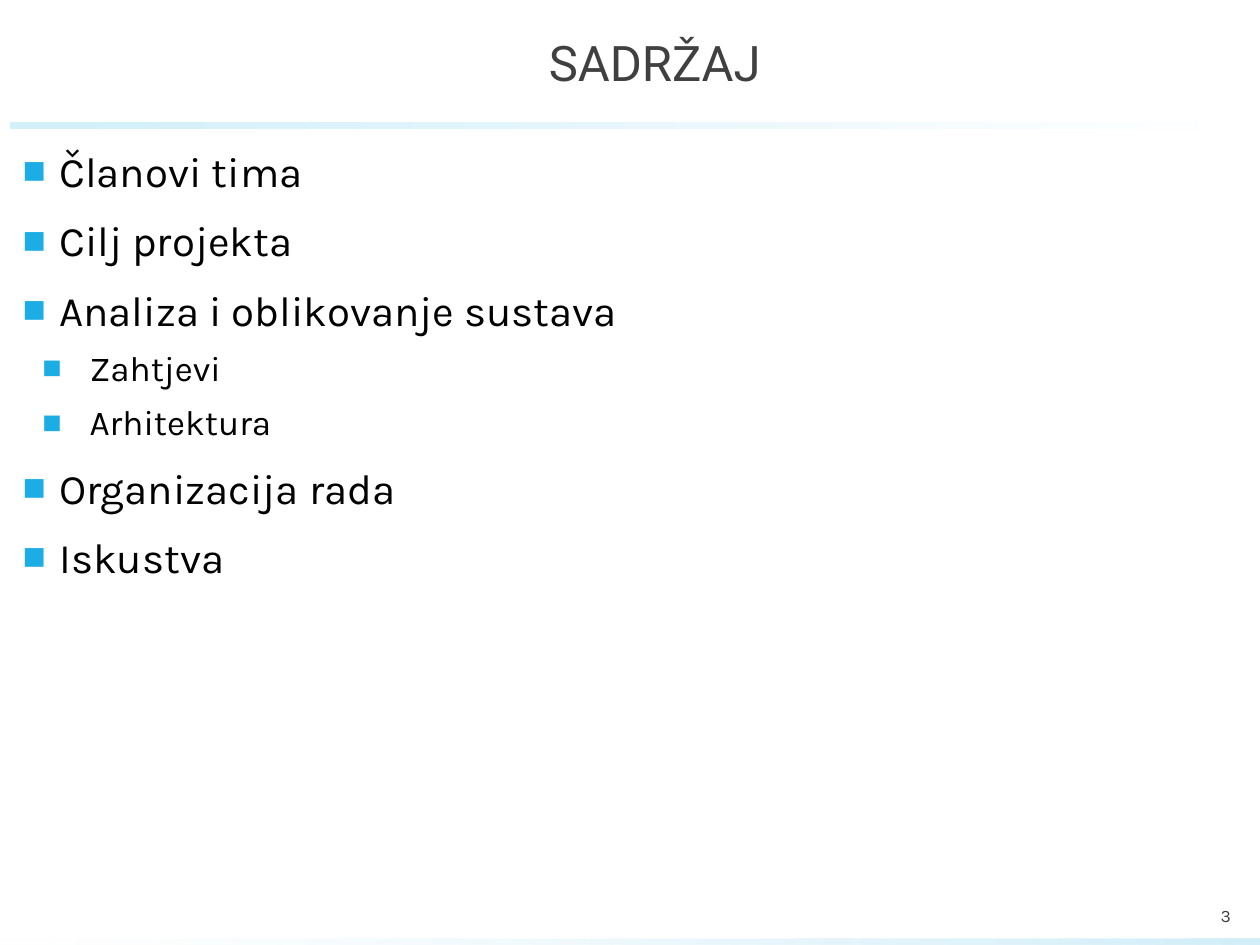
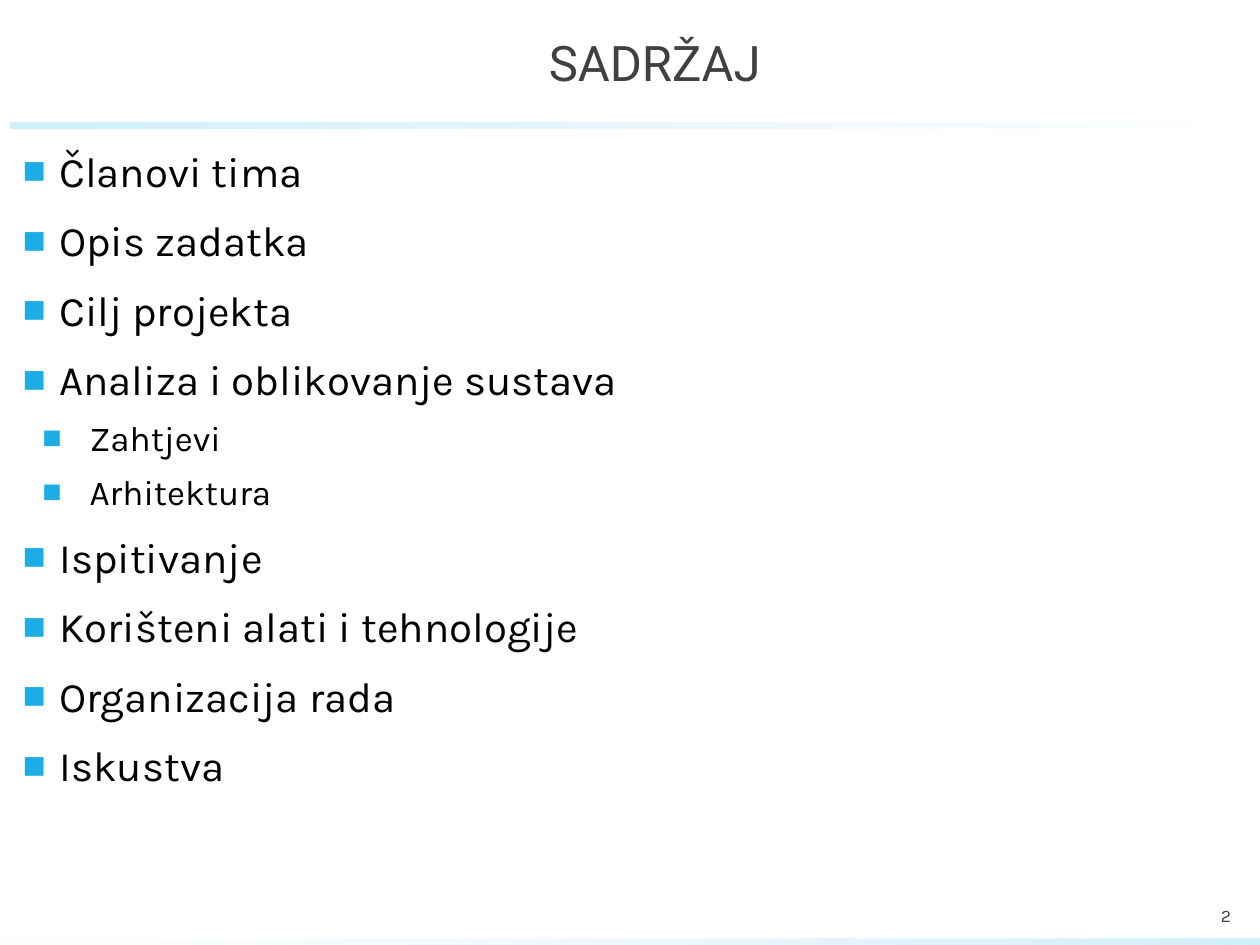
Before and after one commit to Luka-Sever/StambPravo, a slide deck: slide 2 of PROINZ_TG09.2_StanPlan.pptx (slide 3 before the commit). Drawn at 1260x945 pixels with LibreOffice and Linux fonts; fonts in the diff are those of the drawing; background and template pictures are left out. Boxes give left, top, right and bottom in pixels: in the first picture for what was removed or moved away, otherwise in the second. Text is boxed around its words. In the diff, an @@ line names an element or a change of style, - is before the commit and + after.

```diff
--- a/PROINZ_TG09.2_StanPlan.pptx
+++ b/PROINZ_TG09.2_StanPlan.pptx
@@ text at [59,227,309,266]: paragraph added @@
+■ Opis zadatka
@@ text at [59,544,578,653]: paragraphs added @@
+■ Ispitivanje
+■ Korišteni alati i tehnologije
@@ page number at [1221,911,1231,922]: text changed @@
-3
+2
```
Also in this commit, not shown: 3 other slides changed, 7 slides added, 4 slides removed.
